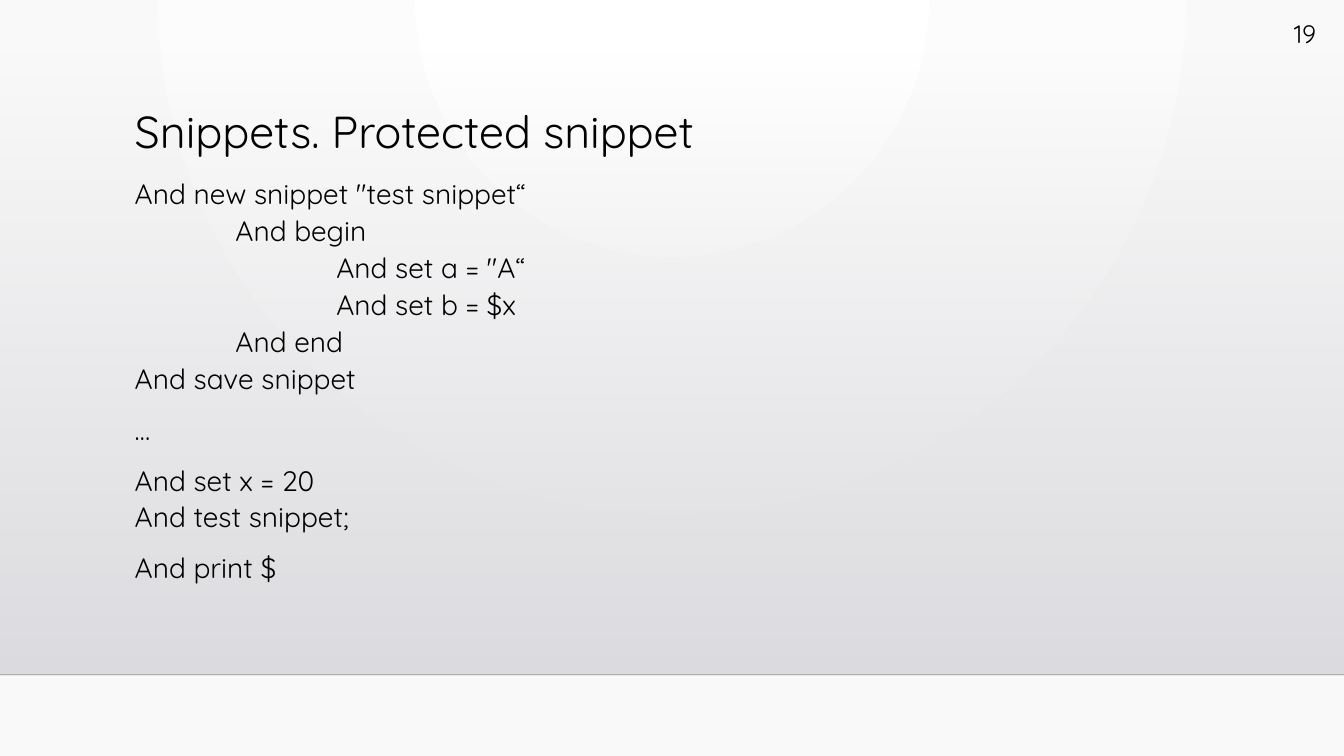
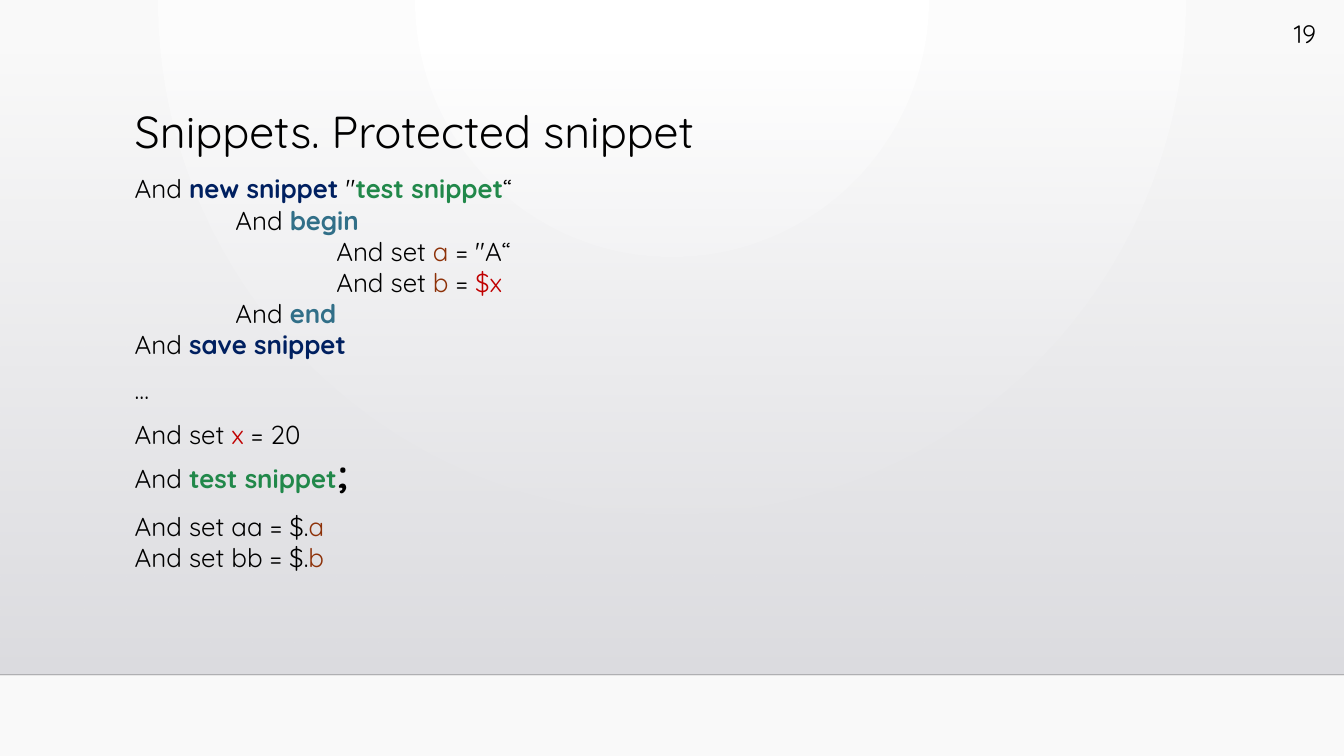
Before and after one commit to slipchansky/ats-unified, a slide deck: slide 67 of ats-presentation/ats-unified.pptx (slide 54 before the commit). Drawn at 1344x756 pixels with LibreOffice and Linux fonts; fonts in the diff are those of the drawing; background and template pictures are left out. Boxes give left, top, right and bottom in pixels: in the first picture for what was removed or moved away, otherwise in the second. Text is boxed around its words. In the diff, an @@ line names an element or a change of style, - is before the commit and + after.

```diff
--- a/ats-presentation/ats-unified.pptx
+++ b/ats-presentation/ats-unified.pptx
@@ text at [135, 179, 512, 493]: size 20 to 18.5 pt in "And new snippet "test snippet“ And begin ...", "…", "And set x = 20 And test ..."; text colour #000000 to #002060 in "new snippet save snippet"; text colour #000000 to #21884A in ""test snippet“", "test snippet;"; text colour #000000 to #316F89 in "begin end"; text colour #000000 to #8D3107 in "a b"; text colour #000000 to #C00000 in "$x", "x"; bold on in "new snippet "test snippet“ begin end save ...", "test snippet;"; size 20 to 27.8 pt in "snippet;"; line spacing 1.1 to 1 @@
@@ text at [135, 515, 324, 571]: text changed; size 20 to 18.5 pt @@
-And print $
+And set aa = $.a
+And set bb = $.b
```
Also in this commit, not shown: 30 other slides changed, 14 slides added, 1 slide removed.
